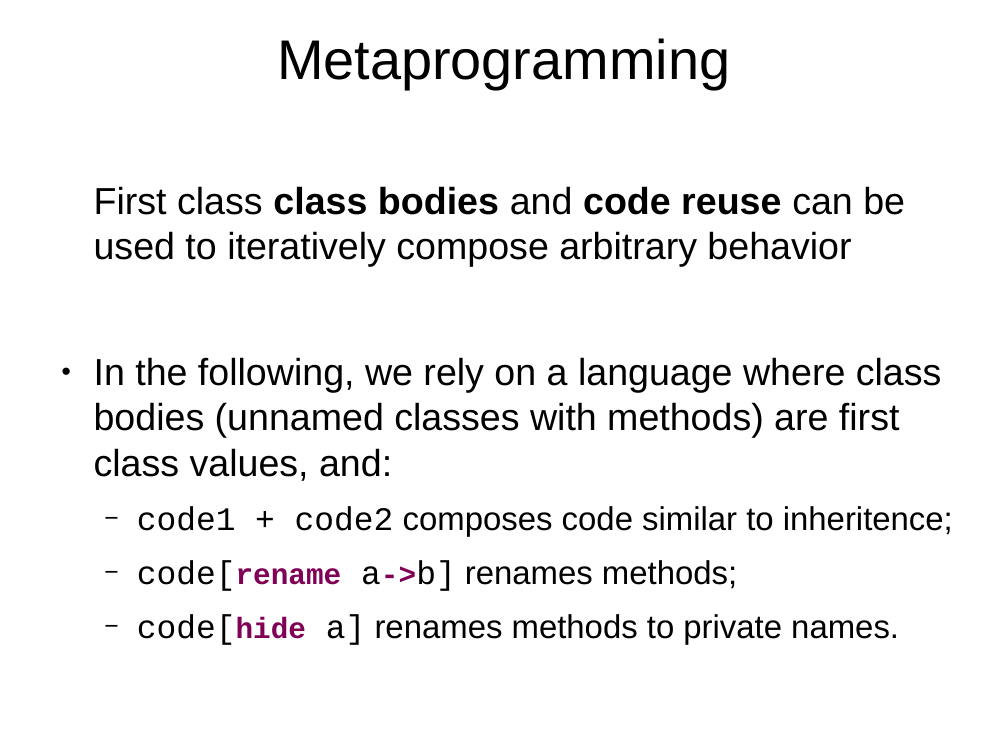
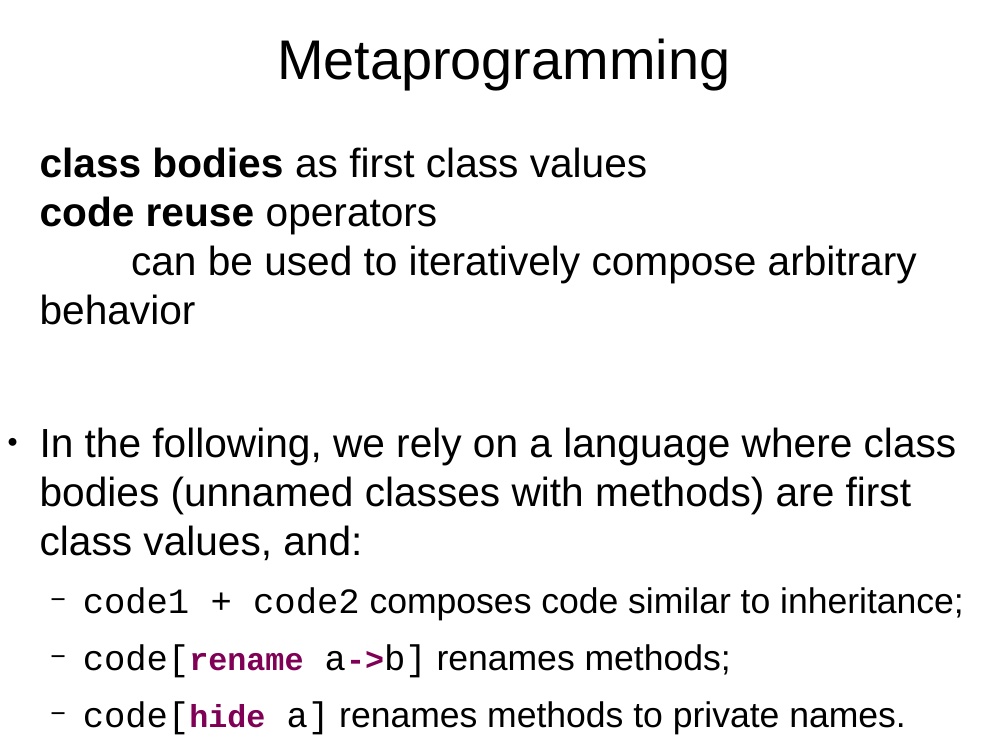
Before and after one commit to ElvisResearchGroup/L42, a slide deck: slide 5 of Main/papers/Sapling2/Slides.odp. Drawn at 1008x756 pixels with LibreOffice and Linux fonts; fonts in the diff are those of the drawing. Boxes give left, top, right and bottom in pixels: in the first picture for what was removed or moved away, otherwise in the second. Text is boxed around its words. In the diff, an @@ line names an element or a change of style, - is before the commit and + after.

```diff
--- a/Main/papers/Sapling2/Slides.odp
+++ b/Main/papers/Sapling2/Slides.odp
@@ text "class bodies as first class ...": place and size @@
-text "class bodies as first class ..." at [94, 186, 953, 645]
+text "class bodies as first class ..." at [40, 147, 964, 735]
@@ text at [40, 147, 917, 325]: text changed; size 29.6 to 32 pt @@
-First class class bodies and code reuse can be used to iteratively compose arbitrary behavior
+class bodies as first class values
+code reuse operators
+can be used to iteratively compose arbitrary behavior
@@ text at [40, 427, 957, 735]: size 29.6 to 32 pt in "In the following, we rely on a ..."; size 25.9 to 28 pt in "code[rename a->b] renames methods;", "code[hide a] renames methods to private names."; size 23.1 to 25 pt in "code[rename a->b]", "code[hide" @@
@@ text at [83, 587, 964, 620]: text changed; size 25.9 to 28 pt @@
-  − code1 + code2 composes code similar to inheritence;
+  − code1 + code2 composes code similar to inheritance;
```
Also in this commit, not shown: 4 other slides changed, 3 other files.
